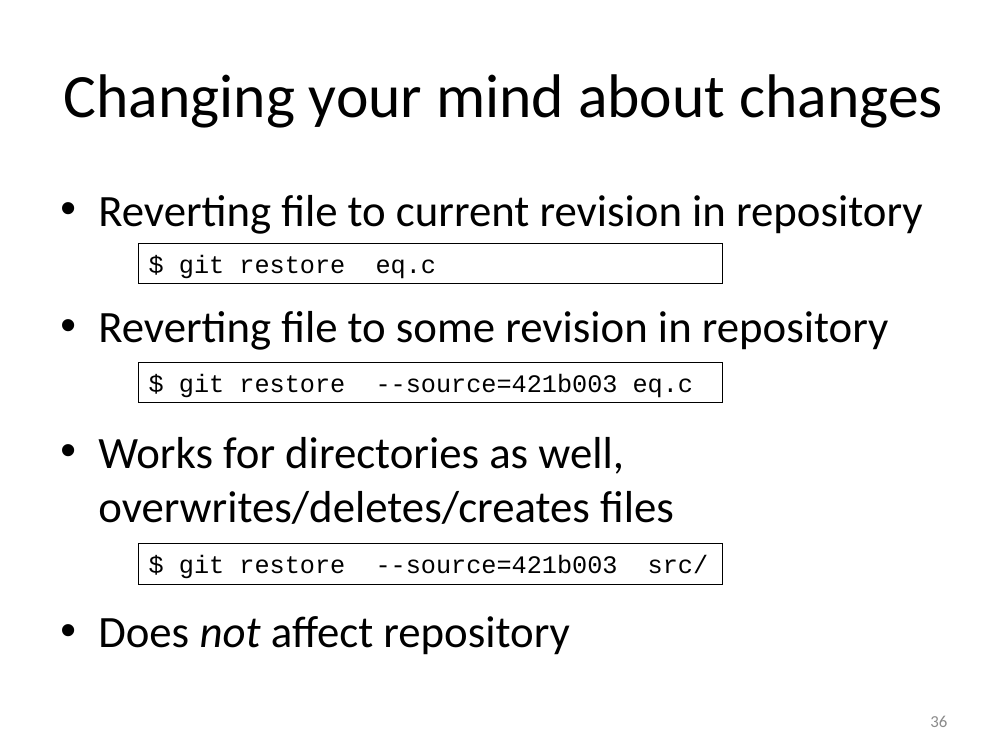
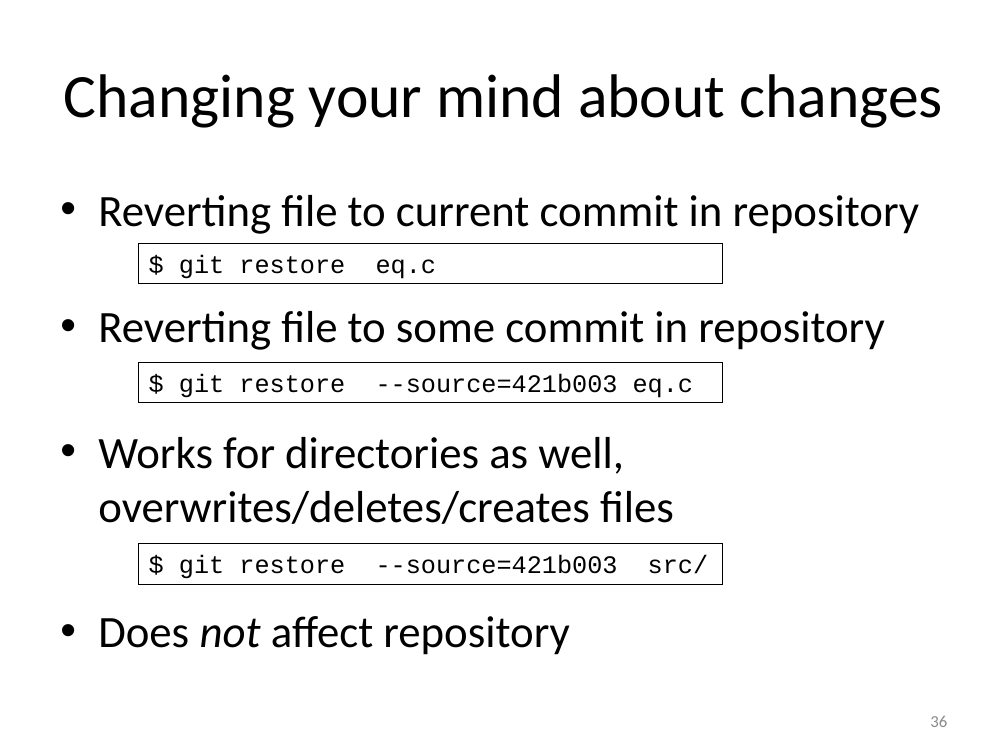
Before and after one commit to gjbex/Version-control-with-git, a slide deck: slide 36 of version_control_git.pptx. Drawn at 1008x756 pixels with LibreOffice and Linux fonts; fonts in the diff are those of the drawing. Boxes give left, top, right and bottom in pixels: in the first picture for what was removed or moved away, otherwise in the second. Text is boxed around its words. In the diff, an @@ line names an element or a change of style, - is before the commit and + after.

Commit message:
Use "commit" rather than "revision"
For consistency, it is better to mostly refer to commits, rather than revisions.

```diff
--- a/version_control_git.pptx
+++ b/version_control_git.pptx
@@ text at (98,195,919,350): text changed @@
-• Reverting file to current revision in repository
-• Reverting file to some revision in repository
+• Reverting file to current commit in repository
+• Reverting file to some commit in repository
```
Also in this commit, not shown: 11 other slides changed.
